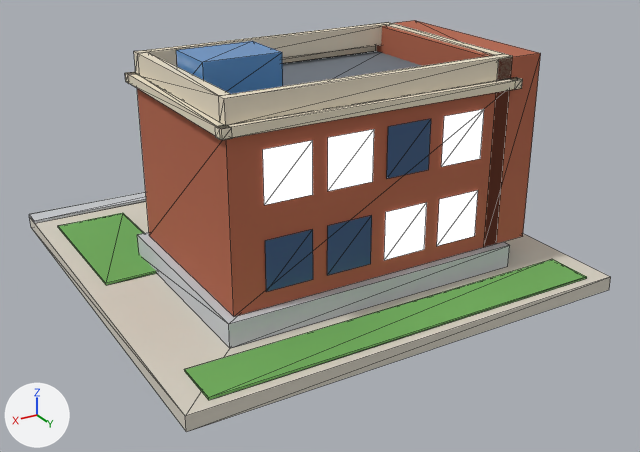
What one commit did to the glTF model public/models/v2/22_lod1.glb.
One viewpoint serves both versions: a 50 mm lens placed at (0.902, 1.598, 0.862), pointed at (-0.009, 0.081, 0.103). Arrows for +X, +Y and +Z are at lower left; the lights stay in place. The picture after the commit comes second. Mesh edges are drawn as thin lines. Vertices at exactly the same position are counted once.

The first picture shows 'b22_v2_lod1'.
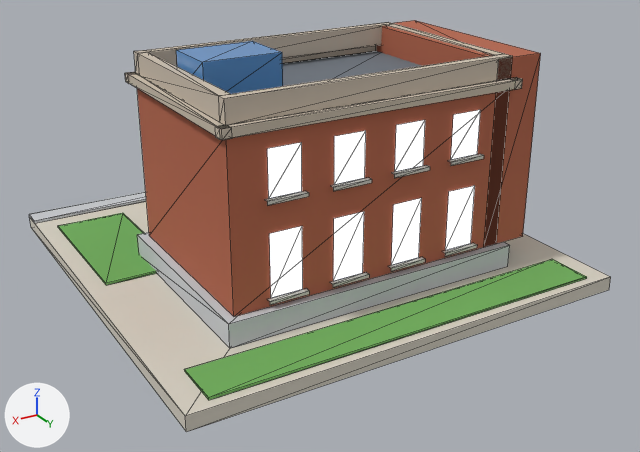
Boxes (x1, y1, x2, y2) around the edits, measured in the pictures (640 x 452 px):
'b22_v2_lod1', surface changed, reshaped: (29, 20, 611, 432) in both
part 1 of me_b22_v2_lod1, rebuilt (29% narrower, 14% taller): before (265, 229, 313, 292); after (269, 226, 303, 298)
part 2 of me_b22_v2_lod1, rebuilt (31% narrower, 13% shorter): before (387, 119, 431, 179); after (395, 120, 425, 172)
part 3 of me_b22_v2_lod1, deleted: before (437, 190, 478, 246)
part 4 of me_b22_v2_lod1, deleted: before (384, 202, 427, 260)
part 5 of me_b22_v2_lod1, deleted (blue): before (327, 215, 372, 275)
part 6 of me_b22_v2_lod1, built on: after (265, 110, 484, 305)
part 7 of me_b22_v2_lod1, recoloured: before (263, 109, 484, 205); after (333, 186, 475, 281)

Patch to the scene script:
```diff
--- a/public/models/v2/22_lod1.glb.py
+++ b/public/models/v2/22_lod1.glb.py
@@ mat_wall_cream @@
 n2 = _N.new('ShaderNodeMix'); n2.name = 'Mix'
 n2.inputs[0].default_value = 1.0  # 'Factor'
-n2.inputs[7].default_value = (0.823, 0.738, 0.578, 1.0)  # 'B', pale yellow #eadfc8
+n2.inputs[7].default_value = (0.604, 0.521, 0.423, 1.0)  # 'B', light grey #ccbfae
 n3 = _N.new('ShaderNodeVertexColor'); n3.name = 'Color Attribute'
@@ mat_white @@
+mat_white = bpy.data.materials.new('white')
+# nodes: BsdfPrincipled, Mix, OutputMaterial, VertexColor
+# colours: light grey #cecbc4, mixed with the vertex colours
@@ mat_glow_window_res @@
+mat_glow_window_res = bpy.data.materials.new('glow_window_res')
+# nodes: BsdfPrincipled, Mix, OutputMaterial, VertexColor
+# colours: blue #3d5a82, mixed with the vertex colours
@@ me_b22_v2_lod1 @@
 # used by ob_b22_v2_lod1; location = (0.0, 0.0, 0.0)
-me_b22_v2_lod1.from_pydata(...)  # 250 vertices, 282 faces; spans x -0.48..0.48, y -0.48..0.48, z 0.0..0.51
+me_b22_v2_lod1.from_pydata(...)  # 346 vertices, 346 faces; spans x -0.48..0.48, y -0.48..0.48, z 0.0..0.51
+# me_b22_v2_lod1 part 1: the loose piece of 4 vertices spanning x 0.146..0.244, y 0.313, z 0.114..0.216 is rebuilt with 4 vertices and now spans x 0.168..0.235, y 0.313, z 0.099..0.228, in mat_glow_window_res
+# me_b22_v2_lod1 part 2: the loose piece of 4 vertices spanning x -0.114..-0.016, y 0.313, z 0.284..0.386 is rebuilt with 4 vertices and now spans x -0.101..-0.034, y 0.313, z 0.294..0.386, in mat_glow_window_res
+# me_b22_v2_lod1 part 3: the loose piece of 4 vertices spanning x -0.244..-0.146, y 0.313, z 0.114..0.216 is deleted
+# me_b22_v2_lod1 part 4: the loose piece of 4 vertices spanning x -0.114..-0.016, y 0.313, z 0.114..0.216 is deleted
+# me_b22_v2_lod1 part 5: the loose piece of 4 vertices spanning x 0.016..0.114, y 0.313, z 0.114..0.216 is deleted
+# me_b22_v2_lod1 part 6
+# 20 vertices move from x -0.244..0.244, y -0.113..0.313, z 0.114..0.386 to x -0.235..0.101, y -0.113..0.313, z 0.099..0.228
+# 54 vertices are added at x -0.244..0.168, y -0.123..0.324, z 0.091..0.386
+# 48 new vertices lie (0.084, 0.0, 0.0) away from vertices in x -0.244..0.16, y -0.123..0.324, z 0.091..0.294
+# 6 new vertices lie (0.067, 0.0, 0.0) away from vertices in x -0.235..0.168, y 0.313, z 0.294..0.386
+# 6 new faces join them, mat_glow_window_res
+# 64 new faces join them, mat_white
+# me_b22_v2_lod1 part 7: 10 faces spanning x -0.235..0.101, y -0.113..0.313, z 0.099..0.228 switch from mat_glow_window to mat_glow_window_res
+# other edits to the shape of me_b22_v2_lod1 do not show in these pictures
 me_b22_v2_lod1.materials.append(mat_paving)
@@ me_b22_v2_lod1 @@
 me_b22_v2_lod1.materials.append(mat_glow_sign)
+me_b22_v2_lod1.materials.append(mat_white)
```
